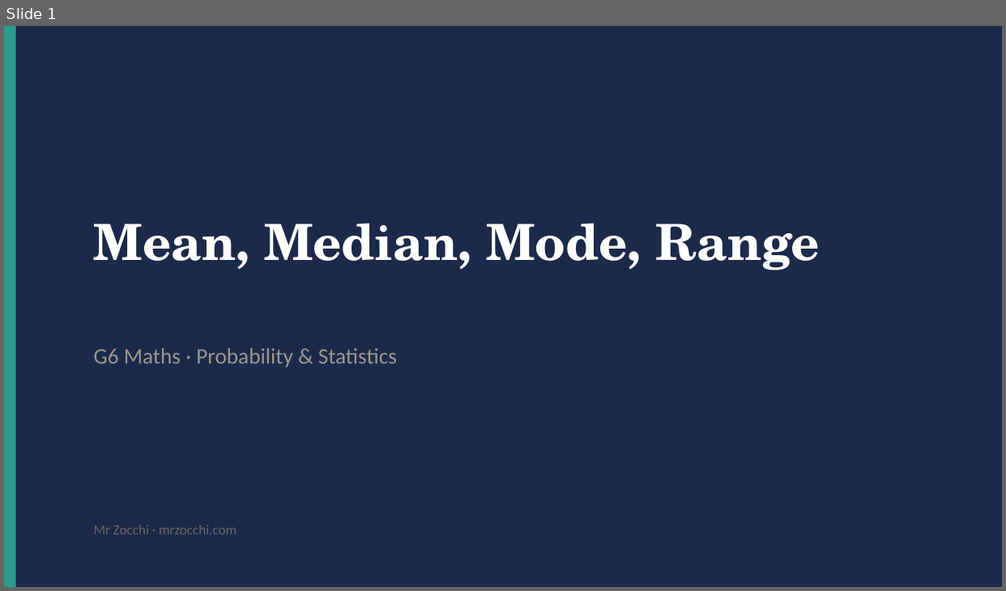
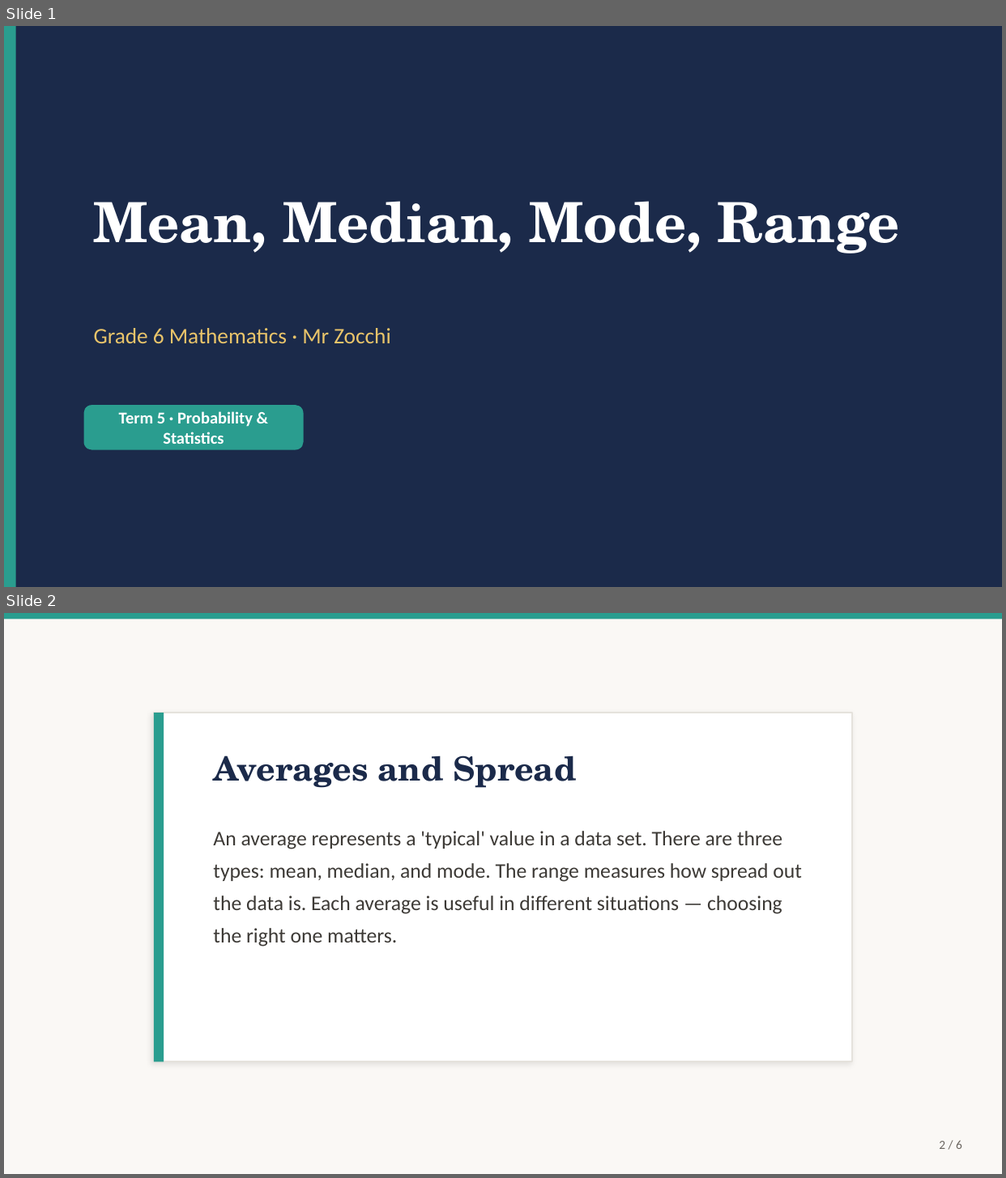
Before and after one commit to briscorey/mrzocchi, a slide deck: static/ppts/G6_Math_T5_Averages.pptx. Shown one above the other, each under a label of ours: slide 1 before the commit, slides 1 and 2 after it. The pictures are 1006x591 and 1006x1178 pixels, drawn with LibreOffice and Linux fonts; fonts in the diff are those of the drawing. Boxes give left, top, right and bottom in pixels: in the first picture for what was removed or moved away, otherwise in the second. Text is boxed around its words. In the diff, an @@ line names an element or a change of style, - is before the commit and + after.

Commit message:
feat: 60 real PowerPoints for all G6 Science and Maths
Complete set of educational presentations with real content:

G6 SCIENCE (30 PPTs):
T1 Scientific Skills: Lab Safety, Scientific Method, Variables,
   Measurement & Units, Data & Graphs, Full Revision
T2 Chemistry: Particle Model, States of Matter, Changes of State,
   Mixtures & Solutions, Separating Mixtures, Full Revision
T3 Earth Science: Earth's Layers, Convection Currents, Plate
   Boundaries, Continental Drift, Earthquakes & Volcanoes, Full Revision
T4 Ecology: Ecosystems & Habitats, Food Chains & Webs, Adaptations,
   Human Impact, Biodiversity, Full Revision
T5 Space Science: Solar System, Earth/Sun/Moon, Seasons & Axial Tilt,
   Day & Night, Space Exploration, Full Revision

G6 MATHS (30 PPTs):
T1 Number Sense: Place Value, Rounding & Estimation, BIDMAS,
   Negative Numbers, Factors/Multiples/Primes, Full Revision
T2 Fractions & Decimals: Understanding Fractions, Equivalent &
   Simplifying, Adding/Subtracting, Multiplying/Dividing,
   Decimals & Percentages, Full Revision
T3 Geometry: Perimeter, Area, Surface Area, Volume, Capacity,
   Full Revision
T4 Algebra: Expressions, Substitution, One-Step Equations,
   Two-Step Equations, Sequences & Patterns, Full Revision
T5 Probability & Statistics: Collecting Data, Averages,
   Charts & Graphs, Probability Basics, Experimental vs
   Theoretical, Full Revision

DESIGN: Navy/teal/gold palette matching mrzocchi.com.
4 slide layouts: big-idea, cards (2-3 grid), two-column, default.
Title slide + 3-4 content slides + summary slide per topic.
Total: ~300 slides across 60 presentations.

```diff
--- a/static/ppts/G6_Math_T5_Averages.pptx
+++ b/static/ppts/G6_Math_T5_Averages.pptx
@@ slide 2 added at bbox=[4, 613, 1002, 1174], background #FAF8F5 @@
@@ rectangle added at bbox=[4, 613, 1002, 619], fill #2A9D8F @@
@@ rectangle added at bbox=[154, 713, 852, 1062], fill #FFFFFF, outline #E5E2DC 1 pt @@
@@ rectangle added at bbox=[154, 713, 164, 1062], fill #2A9D8F @@
@@ text added at bbox=[213, 756, 576, 788], 24 pt, text #1B2A4A, bold @@
+Averages and Spread
@@ text added at bbox=[213, 831, 802, 947], 15 pt, text #3D3A36 @@
+An average represents a 'typical' value in a data set. There are three types: mean, median, and mode. The range measures how spread out the data is. Each average is useful in different situations — choosing the right one matters.
@@ text added at bbox=[939, 1140, 962, 1149], 9 pt, text #6B6660 @@
+2 / 6
@@ slide 1 changed as well @@
@@ text "Mean, Median, Mode, Range": place and size @@
-text "Mean, Median, Mode, Range" at bbox=[94, 223, 820, 271]
+text "Mean, Median, Mode, Range" at bbox=[94, 201, 900, 254]
@@ text "Mean, Median, Mode, Range" at bbox=[94, 201, 900, 254]: size 36 to 40 pt @@
@@ text at bbox=[94, 328, 390, 344]: text changed; text colour #9B9690 to #E9C46A @@
-G6 Maths · Probability & Statistics
+Grade 6 Mathematics · Mr Zocchi
@@ rounded rectangle added at bbox=[84, 405, 304, 450], fill #2A9D8F @@
@@ text added at bbox=[119, 412, 253, 444], 12 pt, text #FFFFFF, bold @@
+Term 5 · Probability & Statistics
@@ text removed at bbox=[94, 525, 236, 535] @@
-Mr Zocchi · mrzocchi.com
```
Also in this commit, not shown: 4 other slides added, 3 slides removed, 59 other files.
